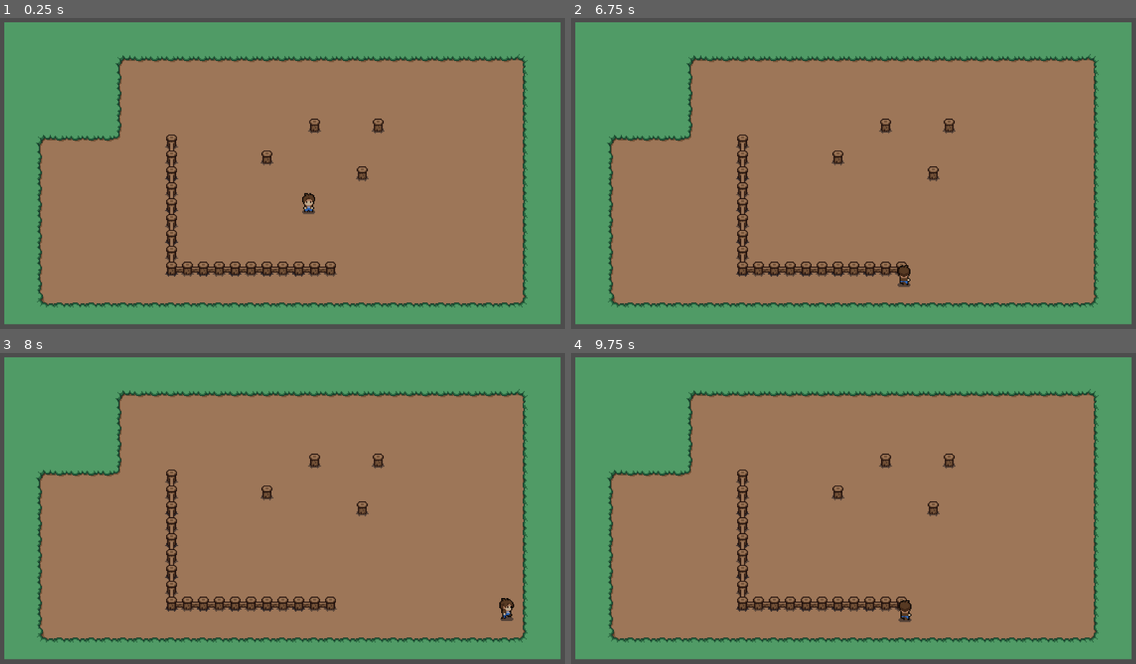
Above: before the commit, frames 1-4 (two rows, left to right).
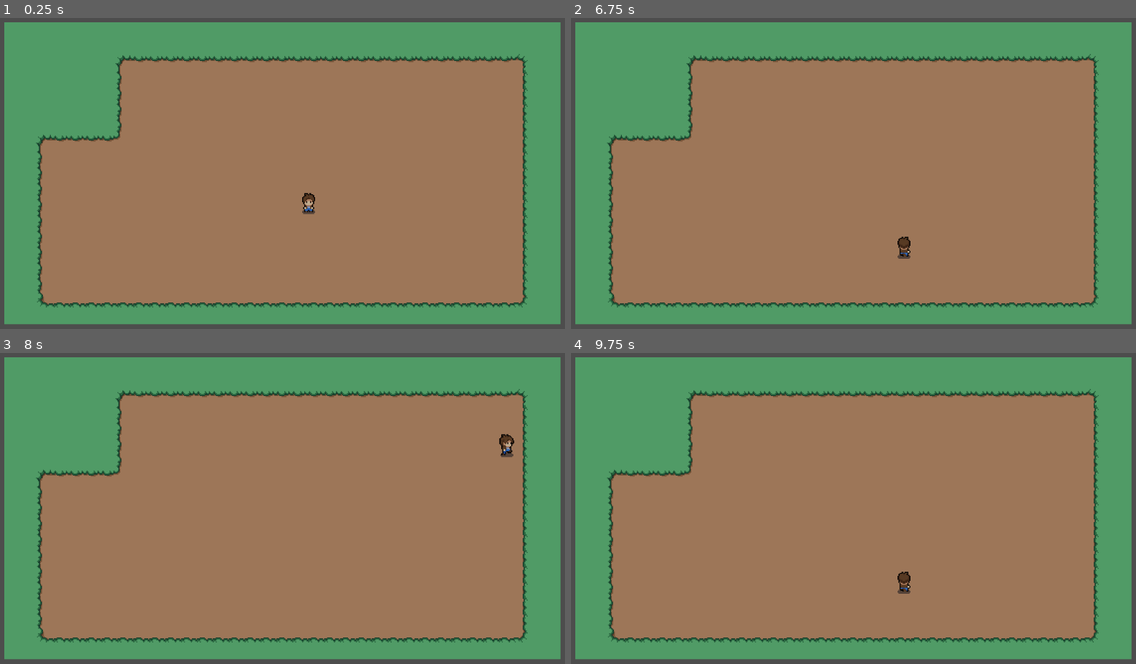
Above: after the commit, the same moments.

Repository: slight6/hunterx
Game: Godot game, scene res://scenes/world.tscn
The game is run twice, just before and just after one commit, with the same random seed, the same clock (stepped at 60 frames per second) and the same inputs.
Inputs:
- Up to frame 1 (0.25 s): no input
- Up to frame 2 (6.75 s): tap Enter at 0.5 s; hold Right (ui_right) 0.53-1.28 s; hold Down (ui_down) 1.28-2.03 s; hold Right (ui_right) 2.03-2.78 s; hold Up (ui_up) 2.78-3.53 s; hold Left (ui_left) 3.53-5.03 s; hold Down (ui_down) 5.03-5.78 s; hold Right (ui_right) 5.78-6.53 s; hold Up (ui_up) from 6.53 s (still down)
- Up to frame 3 (8 s): release Up (ui_up) at 7.28 s; hold Right (ui_right) from 7.28 s (still down)
- Up to frame 4 (9.75 s): release Right (ui_right) at 8.03 s; hold Down (ui_down) 8.03-8.78 s; hold Left (ui_left) 8.78-9.53 s; hold Up (ui_up) from 9.53 s (still down)

The runs differ from the first frame. In frame 1, 1.8% of the frame differs, in the area x 29-69%, y 32-84%; in frame 2, 2.1%; in frame 3, 2.1%, in the area x 29-92%, y 26-87%; in frame 4, 2.1%.

Commit message:
fixed a couple of things, added another sheet

Diff:
--- a/scenes/world.tscn
+++ b/scenes/world.tscn
@@ -1,10 +1,231 @@
-[gd_scene load_steps=11 format=3 uid="uid://d2n737v0mie21"]
+[gd_scene load_steps=15 format=3 uid="uid://d2n737v0mie21"]
 
 [ext_resource type="PackedScene" uid="uid://bkpipremmoy8k" path="res://scenes/player.tscn" id="1_cr6a2"]
 [ext_resource type="Texture2D" uid="uid://dd16h3bie0smg" path="res://art/tilesets/grass.png" id="2_jn8fd"]
+[ext_resource type="Texture2D" uid="uid://ceyqnatkvykrc" path="res://art/tilesets/add-on/objects.png" id="2_loj2o"]
 [ext_resource type="Texture2D" uid="uid://maae2jo67kd8" path="res://art/tilesets/plains.png" id="3_8bkr4"]
 [ext_resource type="Texture2D" uid="uid://bnfonp8sip7rw" path="res://art/objects/objects.png" id="4_ys6ye"]
 [ext_resource type="Texture2D" uid="uid://c6w77gkmxgw3q" path="res://art/tilesets/fences.png" id="5_35jo0"]
+[ext_resource type="Texture2D" uid="uid://bn1cvqum04pwp" path="res://art/tilesets/add-on/tileset.png" id="6_452l4"]
+
+[sub_resource type="TileSetAtlasSource" id="TileSetAtlasSource_hgqvf"]
+texture = ExtResource("2_loj2o")
+0:0/0 = 0
+0:0/0/physics_layer_0/linear_velocity = Vector2(0, 0)
+0:0/0/physics_layer_0/angular_velocity = 0.0
+1:0/0 = 0
+1:0/0/physics_layer_0/linear_velocity = Vector2(0, 0)
+1:0/0/physics_layer_0/angular_velocity = 0.0
+2:0/0 = 0
+2:0/0/physics_layer_0/linear_velocity = Vector2(0, 0)
+2:0/0/physics_layer_0/angular_velocity = 0.0
+3:0/0 = 0
+3:0/0/physics_layer_0/linear_velocity = Vector2(0, 0)
+3:0/0/physics_layer_0/angular_velocity = 0.0
+4:0/0 = 0
+4:0/0/physics_layer_0/linear_velocity = Vector2(0, 0)
+4:0/0/physics_layer_0/angular_velocity = 0.0
+5:0/0 = 0
+5:0/0/physics_layer_0/linear_velocity = Vector2(0, 0)
+5:0/0/physics_layer_0/angular_velocity = 0.0
+6:0/0 = 0
+6:0/0/physics_layer_0/linear_velocity = Vector2(0, 0)
+6:0/0/physics_layer_0/angular_velocity = 0.0
+7:0/0 = 0
+7:0/0/physics_layer_0/linear_velocity = Vector2(0, 0)
+7:0/0/physics_layer_0/angular_velocity = 0.0
+8:0/0 = 0
+8:0/0/physics_layer_0/linear_velocity = Vector2(0, 0)
+8:0/0/physics_layer_0/angular_velocity = 0.0
+0:1/0 = 0
+0:1/0/physics_layer_0/linear_velocity = Vector2(0, 0)
+0:1/0/physics_layer_0/angular_velocity = 0.0
+1:1/0 = 0
+1:1/0/physics_layer_0/linear_velocity = Vector2(0, 0)
+1:1/0/physics_layer_0/angular_velocity = 0.0
+2:1/0 = 0
+2:1/0/physics_layer_0/linear_velocity = Vector2(0, 0)
+2:1/0/physics_layer_0/angular_velocity = 0.0
+3:1/0 = 0
+3:1/0/physics_layer_0/linear_velocity = Vector2(0, 0)
+3:1/0/physics_layer_0/angular_velocity = 0.0
+4:1/0 = 0
+4:1/0/physics_layer_0/linear_velocity = Vector2(0, 0)
+4:1/0/physics_layer_0/angular_velocity = 0.0
+5:1/0 = 0
+5:1/0/physics_layer_0/linear_velocity = Vector2(0, 0)
+5:1/0/physics_layer_0/angular_velocity = 0.0
+6:1/0 = 0
+6:1/0/physics_layer_0/linear_velocity = Vector2(0, 0)
+6:1/0/physics_layer_0/angular_velocity = 0.0
+7:1/0 = 0
+7:1/0/physics_layer_0/linear_velocity = Vector2(0, 0)
+7:1/0/physics_layer_0/angular_velocity = 0.0
+8:1/0 = 0
+8:1/0/physics_layer_0/linear_velocity = Vector2(0, 0)
+8:1/0/physics_layer_0/angular_velocity = 0.0
+0:2/0 = 0
+0:2/0/physics_layer_0/linear_velocity = Vector2(0, 0)
+0:2/0/physics_layer_0/angular_velocity = 0.0
+1:2/0 = 0
+1:2/0/physics_layer_0/linear_velocity = Vector2(0, 0)
+1:2/0/physics_layer_0/angular_velocity = 0.0
+2:2/0 = 0
+2:2/0/physics_layer_0/linear_velocity = Vector2(0, 0)
+2:2/0/physics_layer_0/angular_velocity = 0.0
+3:2/0 = 0
+3:2/0/physics_layer_0/linear_velocity = Vector2(0, 0)
+3:2/0/physics_layer_0/angular_velocity = 0.0
+4:2/0 = 0
+4:2/0/physics_layer_0/linear_velocity = Vector2(0, 0)
+4:2/0/physics_layer_0/angular_velocity = 0.0
+5:2/0 = 0
+5:2/0/physics_layer_0/linear_velocity = Vector2(0, 0)
+5:2/0/physics_layer_0/angular_velocity = 0.0
+6:2/0 = 0
+6:2/0/physics_layer_0/linear_velocity = Vector2(0, 0)
+6:2/0/physics_layer_0/angular_velocity = 0.0
+7:2/0 = 0
+7:2/0/physics_layer_0/linear_velocity = Vector2(0, 0)
+7:2/0/physics_layer_0/angular_velocity = 0.0
+8:2/0 = 0
+8:2/0/physics_layer_0/linear_velocity = Vector2(0, 0)
+8:2/0/physics_layer_0/angular_velocity = 0.0
+0:3/0 = 0
+0:3/0/physics_layer_0/linear_velocity = Vector2(0, 0)
+0:3/0/physics_layer_0/angular_velocity = 0.0
+1:3/0 = 0
+1:3/0/physics_layer_0/linear_velocity = Vector2(0, 0)
+1:3/0/physics_layer_0/angular_velocity = 0.0
+2:3/0 = 0
+2:3/0/physics_layer_0/linear_velocity = Vector2(0, 0)
+2:3/0/physics_layer_0/angular_velocity = 0.0
+3:3/0 = 0
+3:3/0/physics_layer_0/linear_velocity = Vector2(0, 0)
+3:3/0/physics_layer_0/angular_velocity = 0.0
+4:3/0 = 0
+4:3/0/physics_layer_0/linear_velocity = Vector2(0, 0)
+4:3/0/physics_layer_0/angular_velocity = 0.0
+5:3/0 = 0
+5:3/0/physics_layer_0/linear_velocity = Vector2(0, 0)
+5:3/0/physics_layer_0/angular_velocity = 0.0
+6:3/0 = 0
+6:3/0/physics_layer_0/linear_velocity = Vector2(0, 0)
+6:3/0/physics_layer_0/angular_velocity = 0.0
+7:3/0 = 0
+7:3/0/physics_layer_0/linear_velocity = Vector2(0, 0)
+7:3/0/physics_layer_0/angular_velocity = 0.0
+8:3/0 = 0
+8:3/0/physics_layer_0/linear_velocity = Vector2(0, 0)
+8:3/0/physics_layer_0/angular_velocity = 0.0
+0:4/0 = 0
+0:4/0/physics_layer_0/linear_velocity = Vector2(0, 0)
+0:4/0/physics_layer_0/angular_velocity = 0.0
+1:4/0 = 0
+1:4/0/physics_layer_0/linear_velocity = Vector2(0, 0)
+1:4/0/physics_layer_0/angular_velocity = 0.0
+2:4/0 = 0
+2:4/0/physics_layer_0/linear_velocity = Vector2(0, 0)
+2:4/0/physics_layer_0/angular_velocity = 0.0
+3:4/0 = 0
+3:4/0/physics_layer_0/linear_velocity = Vector2(0, 0)
+3:4/0/physics_layer_0/angular_velocity = 0.0
+4:4/0 = 0
+4:4/0/physics_layer_0/linear_velocity = Vector2(0, 0)
+4:4/0/physics_layer_0/angular_velocity = 0.0
+5:4/0 = 0
+5:4/0/physics_layer_0/linear_velocity = Vector2(0, 0)
+5:4/0/physics_layer_0/angular_velocity = 0.0
+6:4/0 = 0
+6:4/0/physics_layer_0/linear_velocity = Vector2(0, 0)
+6:4/0/physics_layer_0/angular_velocity = 0.0
+7:4/0 = 0
+7:4/0/physics_layer_0/linear_velocity = Vector2(0, 0)
+7:4/0/physics_layer_0/angular_velocity = 0.0
+8:4/0 = 0
+8:4/0/physics_layer_0/linear_velocity = Vector2(0, 0)
+8:4/0/physics_layer_0/angular_velocity = 0.0
+0:5/0 = 0
+0:5/0/physics_layer_0/linear_velocity = Vector2(0, 0)
+0:5/0/physics_layer_0/angular_velocity = 0.0
+1:5/0 = 0
+1:5/0/physics_layer_0/linear_velocity = Vector2(0, 0)
+1:5/0/physics_layer_0/angular_velocity = 0.0
+2:5/0 = 0
+2:5/0/physics_layer_0/linear_velocity = Vector2(0, 0)
+2:5/0/physics_layer_0/angular_velocity = 0.0
+3:5/0 = 0
+3:5/0/physics_layer_0/linear_velocity = Vector2(0, 0)
+3:5/0/physics_layer_0/angular_velocity = 0.0
+4:5/0 = 0
+4:5/0/physics_layer_0/linear_velocity = Vector2(0, 0)
+4:5/0/physics_layer_0/angular_velocity = 0.0
+5:5/0 = 0
+5:5/0/physics_layer_0/linear_velocity = Vector2(0, 0)
+5:5/0/physics_layer_0/angular_velocity = 0.0
+6:5/0 = 0
+6:5/0/physics_layer_0/linear_velocity = Vector2(0, 0)
+6:5/0/physics_layer_0/angular_velocity = 0.0
+7:5/0 = 0
+7:5/0/physics_layer_0/linear_velocity = Vector2(0, 0)
+7:5/0/physics_layer_0/angular_velocity = 0.0
+8:5/0 = 0
+8:5/0/physics_layer_0/linear_velocity = Vector2(0, 0)
+8:5/0/physics_layer_0/angular_velocity = 0.0
+0:6/0 = 0
+0:6/0/physics_layer_0/linear_velocity = Vector2(0, 0)
+0:6/0/physics_layer_0/angular_velocity = 0.0
+1:6/0 = 0
+1:6/0/physics_layer_0/linear_velocity = Vector2(0, 0)
+1:6/0/physics_layer_0/angular_velocity = 0.0
+2:6/0 = 0
+2:6/0/physics_layer_0/linear_velocity = Vector2(0, 0)
+2:6/0/physics_layer_0/angular_velocity = 0.0
+3:6/0 = 0
+3:6/0/physics_layer_0/linear_velocity = Vector2(0, 0)
+3:6/0/physics_layer_0/angular_velocity = 0.0
+4:6/0 = 0
+4:6/0/physics_layer_0/linear_velocity = Vector2(0, 0)
+4:6/0/physics_layer_0/angular_velocity = 0.0
+5:6/0 = 0
+5:6/0/physics_layer_0/linear_velocity = Vector2(0, 0)
+5:6/0/physics_layer_0/angular_velocity = 0.0
+6:6/0 = 0
+6:6/0/physics_layer_0/linear_velocity = Vector2(0, 0)
+6:6/0/physics_layer_0/angular_velocity = 0.0
+7:6/0 = 0
+7:6/0/physics_layer_0/linear_velocity = Vector2(0, 0)
+7:6/0/physics_layer_0/angular_velocity = 0.0
+8:6/0 = 0
+8:6/0/physics_layer_0/linear_velocity = Vector2(0, 0)
+8:6/0/physics_layer_0/angular_velocity = 0.0
+0:7/0 = 0
+0:7/0/physics_layer_0/linear_velocity = Vector2(0, 0)
+0:7/0/physics_layer_0/angular_velocity = 0.0
+1:7/0 = 0
+1:7/0/physics_layer_0/linear_velocity = Vector2(0, 0)
+1:7/0/physics_layer_0/angular_velocity = 0.0
+2:7/0 = 0
+2:7/0/physics_layer_0/linear_velocity = Vector2(0, 0)
+2:7/0/physics_layer_0/angular_velocity = 0.0
+3:7/0 = 0
+3:7/0/physics_layer_0/linear_velocity = Vector2(0, 0)
+3:7/0/physics_layer_0/angular_velocity = 0.0
+4:7/0 = 0
+4:7/0/physics_layer_0/linear_velocity = Vector2(0, 0)
+4:7/0/physics_layer_0/angular_velocity = 0.0
+5:7/0 = 0
+5:7/0/physics_layer_0/linear_velocity = Vector2(0, 0)
+5:7/0/physics_layer_0/angular_velocity = 0.0
+6:7/0 = 0
+6:7/0/physics_layer_0/linear_velocity = Vector2(0, 0)
+6:7/0/physics_layer_0/angular_velocity = 0.0
+7:7/0 = 0
+7:7/0/physics_layer_0/linear_velocity = Vector2(0, 0)
+7:7/0/physics_layer_0/angular_velocity = 0.0
+8:7/0 = 0
+8:7/0/physics_layer_0/linear_velocity = Vector2(0, 0)
+8:7/0/physics_layer_0/angular_velocity = 0.0
 
 [sub_resource type="TileSetAtlasSource" id="TileSetAtlasSource_30tsr"]
 texture = ExtResource("2_jn8fd")
@@ -148,6 +369,318 @@
 10:3/0/physics_layer_0/linear_velocity = Vector2(0, 0)
 10:3/0/physics_layer_0/angular_velocity = 0.0
 
+[sub_resource type="TileSetAtlasSource" id="TileSetAtlasSource_gx2qx"]
+texture = ExtResource("6_452l4")
+0:0/0 = 0
+0:0/0/physics_layer_0/linear_velocity = Vector2(0, 0)
+0:0/0/physics_layer_0/angular_velocity = 0.0
+2:0/0 = 0
+2:0/0/physics_layer_0/linear_velocity = Vector2(0, 0)
+2:0/0/physics_layer_0/angular_velocity = 0.0
+3:0/0 = 0
+3:0/0/physics_layer_0/linear_velocity = Vector2(0, 0)
+3:0/0/physics_layer_0/angular_velocity = 0.0
+4:0/0 = 0
+4:0/0/physics_layer_0/linear_velocity = Vector2(0, 0)
+4:0/0/physics_layer_0/angular_velocity = 0.0
+5:0/0 = 0
+5:0/0/physics_layer_0/linear_velocity = Vector2(0, 0)
+5:0/0/physics_layer_0/angular_velocity = 0.0
+6:0/0 = 0
+6:0/0/physics_layer_0/linear_velocity = Vector2(0, 0)
+6:0/0/physics_layer_0/angular_velocity = 0.0
+7:0/0 = 0
+7:0/0/physics_layer_0/linear_velocity = Vector2(0, 0)
+7:0/0/physics_layer_0/angular_velocity = 0.0
+9:0/0 = 0
+9:0/0/physics_layer_0/linear_velocity = Vector2(0, 0)
+9:0/0/physics_layer_0/angular_velocity = 0.0
+10:0/0 = 0
+10:0/0/physics_layer_0/linear_velocity = Vector2(0, 0)
+10:0/0/physics_layer_0/angular_velocity = 0.0
+11:0/0 = 0
+11:0/0/physics_layer_0/linear_velocity = Vector2(0, 0)
+11:0/0/physics_layer_0/angular_velocity = 0.0
+12:0/0 = 0
+12:0/0/physics_layer_0/linear_velocity = Vector2(0, 0)
+12:0/0/physics_layer_0/angular_velocity = 0.0
+13:0/0 = 0
+13:0/0/physics_layer_0/linear_velocity = Vector2(0, 0)
+13:0/0/physics_layer_0/angular_velocity = 0.0
+14:0/0 = 0
+14:0/0/physics_layer_0/linear_velocity = Vector2(0, 0)
+14:0/0/physics_layer_0/angular_velocity = 0.0
+15:0/0 = 0
+15:0/0/physics_layer_0/linear_velocity = Vector2(0, 0)
+15:0/0/physics_layer_0/angular_velocity = 0.0
+16:0/0 = 0
+16:0/0/physics_layer_0/linear_velocity = Vector2(0, 0)
+16:0/0/physics_layer_0/angular_velocity = 0.0
+17:0/0 = 0
+17:0/0/physics_layer_0/linear_velocity = Vector2(0, 0)
+17:0/0/physics_layer_0/angular_velocity = 0.0
+18:0/0 = 0
+18:0/0/physics_layer_0/linear_velocity = Vector2(0, 0)
+18:0/0/physics_layer_0/angular_velocity = 0.0
+0:1/0 = 0
+0:1/0/physics_layer_0/linear_velocity = Vector2(0, 0)
+0:1/0/physics_layer_0/angular_velocity = 0.0
+1:1/0 = 0
+1:1/0/physics_layer_0/linear_velocity = Vector2(0, 0)
+1:1/0/physics_layer_0/angular_velocity = 0.0
+2:1/0 = 0
+2:1/0/physics_layer_0/linear_velocity = Vector2(0, 0)
+2:1/0/physics_layer_0/angular_velocity = 0.0
+3:1/0 = 0
+3:1/0/physics_layer_0/linear_velocity = Vector2(0, 0)
+3:1/0/physics_layer_0/angular_velocity = 0.0
+4:1/0 = 0
+4:1/0/physics_layer_0/linear_velocity = Vector2(0, 0)
+4:1/0/physics_layer_0/angular_velocity = 0.0
+5:1/0 = 0
+5:1/0/physics_layer_0/linear_velocity = Vector2(0, 0)
+5:1/0/physics_layer_0/angular_velocity = 0.0
+6:1/0 = 0
+6:1/0/physics_layer_0/linear_velocity = Vector2(0, 0)
+6:1/0/physics_layer_0/angular_velocity = 0.0
+7:1/0 = 0
+7:1/0/physics_layer_0/linear_velocity = Vector2(0, 0)
+7:1/0/physics_layer_0/angular_velocity = 0.0
+8:1/0 = 0
+8:1/0/physics_layer_0/linear_velocity = Vector2(0, 0)
+8:1/0/physics_layer_0/angular_velocity = 0.0
+9:1/0 = 0
+9:1/0/physics_layer_0/linear_velocity = Vector2(0, 0)
+9:1/0/physics_layer_0/angular_velocity = 0.0
+10:1/0 = 0
+10:1/0/physics_layer_0/linear_velocity = Vector2(0, 0)
+10:1/0/physics_layer_0/angular_velocity = 0.0
+11:1/0 = 0
+11:1/0/physics_layer_0/linear_velocity = Vector2(0, 0)
+11:1/0/physics_layer_0/angular_velocity = 0.0
+12:1/0 = 0
+12:1/0/physics_layer_0/linear_velocity = Vector2(0, 0)
+12:1/0/physics_layer_0/angular_velocity = 0.0
+13:1/0 = 0
+13:1/0/physics_layer_0/linear_velocity = Vector2(0, 0)
+13:1/0/physics_layer_0/angular_velocity = 0.0
+14:1/0 = 0
+14:1/0/physics_layer_0/linear_velocity = Vector2(0, 0)
+14:1/0/physics_layer_0/angular_velocity = 0.0
+15:1/0 = 0
+15:1/0/physics_layer_0/linear_velocity = Vector2(0, 0)
+15:1/0/physics_layer_0/angular_velocity = 0.0
+16:1/0 = 0
+16:1/0/physics_layer_0/linear_velocity = Vector2(0, 0)
+16:1/0/physics_layer_0/angular_velocity = 0.0
+17:1/0 = 0
+17:1/0/physics_layer_0/linear_velocity = Vector2(0, 0)
+17:1/0/physics_layer_0/angular_velocity = 0.0
+18:1/0 = 0
+18:1/0/physics_layer_0/linear_velocity = Vector2(0, 0)
+18:1/0/physics_layer_0/angular_velocity = 0.0
+0:2/0 = 0
+0:2/0/physics_layer_0/linear_velocity = Vector2(0, 0)
+0:2/0/physics_layer_0/angular_velocity = 0.0
+1:2/0 = 0
+1:2/0/physics_layer_0/linear_velocity = Vector2(0, 0)
+1:2/0/physics_layer_0/angular_velocity = 0.0
+2:2/0 = 0
+2:2/0/physics_layer_0/linear_velocity = Vector2(0, 0)
+2:2/0/physics_layer_0/angular_velocity = 0.0
+3:2/0 = 0
+3:2/0/physics_layer_0/linear_velocity = Vector2(0, 0)
+3:2/0/physics_layer_0/angular_velocity = 0.0
+4:2/0 = 0
+4:2/0/physics_layer_0/linear_velocity = Vector2(0, 0)
+4:2/0/physics_layer_0/angular_velocity = 0.0
+5:2/0 = 0
+5:2/0/physics_layer_0/linear_velocity = Vector2(0, 0)
+5:2/0/physics_layer_0/angular_velocity = 0.0
+6:2/0 = 0
+6:2/0/physics_layer_0/linear_velocity = Vector2(0, 0)
+6:2/0/physics_layer_0/angular_velocity = 0.0
+7:2/0 = 0
+7:2/0/physics_layer_0/linear_velocity = Vector2(0, 0)
+7:2/0/physics_layer_0/angular_velocity = 0.0
+8:2/0 = 0
+8:2/0/physics_layer_0/linear_velocity = Vector2(0, 0)
+8:2/0/physics_layer_0/angular_velocity = 0.0
+9:2/0 = 0
+9:2/0/physics_layer_0/linear_velocity = Vector2(0, 0)
+9:2/0/physics_layer_0/angular_velocity = 0.0
+10:2/0 = 0
+10:2/0/physics_layer_0/linear_velocity = Vector2(0, 0)
+10:2/0/physics_layer_0/angular_velocity = 0.0
+11:2/0 = 0
+11:2/0/physics_layer_0/linear_velocity = Vector2(0, 0)
+11:2/0/physics_layer_0/angular_velocity = 0.0
+12:2/0 = 0
+12:2/0/physics_layer_0/linear_velocity = Vector2(0, 0)
+12:2/0/physics_layer_0/angular_velocity = 0.0
+13:2/0 = 0
+13:2/0/physics_layer_0/linear_velocity = Vector2(0, 0)
+13:2/0/physics_layer_0/angular_velocity = 0.0
+14:2/0 = 0
+14:2/0/physics_layer_0/linear_velocity = Vector2(0, 0)
+14:2/0/physics_layer_0/angular_velocity = 0.0
+17:2/0 = 0
+17:2/0/physics_layer_0/linear_velocity = Vector2(0, 0)
+17:2/0/physics_layer_0/angular_velocity = 0.0
+18:2/0 = 0
+18:2/0/physics_layer_0/linear_velocity = Vector2(0, 0)
+18:2/0/physics_layer_0/angular_velocity = 0.0
+19:2/0 = 0
+19:2/0/physics_layer_0/linear_velocity = Vector2(0, 0)
+19:2/0/physics_layer_0/angular_velocity = 0.0
+20:2/0 = 0
+20:2/0/physics_layer_0/linear_velocity = Vector2(0, 0)
+20:2/0/physics_layer_0/angular_velocity = 0.0
+2:3/0 = 0
+2:3/0/physics_layer_0/linear_velocity = Vector2(0, 0)
+2:3/0/physics_layer_0/angular_velocity = 0.0
+3:3/0 = 0
+3:3/0/physics_layer_0/linear_velocity = Vector2(0, 0)
+3:3/0/physics_layer_0/angular_velocity = 0.0
+4:3/0 = 0
+4:3/0/physics_layer_0/linear_velocity = Vector2(0, 0)
+4:3/0/physics_layer_0/angular_velocity = 0.0
+5:3/0 = 0
+5:3/0/physics_layer_0/linear_velocity = Vector2(0, 0)
+5:3/0/physics_layer_0/angular_velocity = 0.0
+6:3/0 = 0
+6:3/0/physics_layer_0/linear_velocity = Vector2(0, 0)
+6:3/0/physics_layer_0/angular_velocity = 0.0
+9:3/0 = 0
+9:3/0/physics_layer_0/linear_velocity = Vector2(0, 0)
+9:3/0/physics_layer_0/angular_velocity = 0.0
+10:3/0 = 0
+10:3/0/physics_layer_0/linear_velocity = Vector2(0, 0)
+10:3/0/physics_layer_0/angular_velocity = 0.0
+11:3/0 = 0
+11:3/0/physics_layer_0/linear_velocity = Vector2(0, 0)
+11:3/0/physics_layer_0/angular_velocity = 0.0
+12:3/0 = 0
+12:3/0/physics_layer_0/linear_velocity = Vector2(0, 0)
+12:3/0/physics_layer_0/angular_velocity = 0.0
+13:3/0 = 0
+13:3/0/physics_layer_0/linear_velocity = Vector2(0, 0)
+13:3/0/physics_layer_0/angular_velocity = 0.0
+14:3/0 = 0
+14:3/0/physics_layer_0/linear_velocity = Vector2(0, 0)
+14:3/0/physics_layer_0/angular_velocity = 0.0
+17:3/0 = 0
+17:3/0/physics_layer_0/linear_velocity = Vector2(0, 0)
+17:3/0/physics_layer_0/angular_velocity = 0.0
+18:3/0 = 0
+18:3/0/physics_layer_0/linear_velocity = Vector2(0, 0)
+18:3/0/physics_layer_0/angular_velocity = 0.0
+19:3/0 = 0
+19:3/0/physics_layer_0/linear_velocity = Vector2(0, 0)
+19:3/0/physics_layer_0/angular_velocity = 0.0
+2:4/0 = 0
+2:4/0/physics_layer_0/linear_velocity = Vector2(0, 0)
+2:4/0/physics_layer_0/angular_velocity = 0.0
+3:4/0 = 0
+3:4/0/physics_layer_0/linear_velocity = Vector2(0, 0)
+3:4/0/physics_layer_0/angular_velocity = 0.0
+4:4/0 = 0
+4:4/0/physics_layer_0/linear_velocity = Vector2(0, 0)
+4:4/0/physics_layer_0/angular_velocity = 0.0
+5:4/0 = 0
+5:4/0/physics_layer_0/linear_velocity = Vector2(0, 0)
+5:4/0/physics_layer_0/angular_velocity = 0.0
+9:4/0 = 0
+9:4/0/physics_layer_0/linear_velocity = Vector2(0, 0)
+9:4/0/physics_layer_0/angular_velocity = 0.0
+10:4/0 = 0
+10:4/0/physics_layer_0/linear_velocity = Vector2(0, 0)
+10:4/0/physics_layer_0/angular_velocity = 0.0
+11:4/0 = 0
+11:4/0/physics_layer_0/linear_velocity = Vector2(0, 0)
+11:4/0/physics_layer_0/angular_velocity = 0.0
+12:4/0 = 0
+12:4/0/physics_layer_0/linear_velocity = Vector2(0, 0)
+12:4/0/physics_layer_0/angular_velocity = 0.0
+17:4/0 = 0
+17:4/0/physics_layer_0/linear_velocity = Vector2(0, 0)
+17:4/0/physics_layer_0/angular_velocity = 0.0
+18:4/0 = 0
+18:4/0/physics_layer_0/linear_velocity = Vector2(0, 0)
+18:4/0/physics_layer_0/angular_velocity = 0.0
+19:4/0 = 0
+19:4/0/physics_layer_0/linear_velocity = Vector2(0, 0)
+19:4/0/physics_layer_0/angular_velocity = 0.0
+0:5/0 = 0
+0:5/0/physics_layer_0/linear_velocity = Vector2(0, 0)
+0:5/0/physics_layer_0/angular_velocity = 0.0
+1:5/0 = 0
+1:5/0/physics_layer_0/linear_velocity = Vector2(0, 0)
+1:5/0/physics_layer_0/angular_velocity = 0.0
+2:5/0 = 0
+2:5/0/physics_layer_0/linear_velocity = Vector2(0, 0)
+2:5/0/physics_layer_0/angular_velocity = 0.0
+3:5/0 = 0
+3:5/0/physics_layer_0/linear_velocity = Vector2(0, 0)
+3:5/0/physics_layer_0/angular_velocity = 0.0
+4:5/0 = 0
+4:5/0/physics_layer_0/linear_velocity = Vector2(0, 0)
+4:5/0/physics_layer_0/angular_velocity = 0.0
+5:5/0 = 0
+5:5/0/physics_layer_0/linear_velocity = Vector2(0, 0)
+5:5/0/physics_layer_0/angular_velocity = 0.0
+6:5/0 = 0
+6:5/0/physics_layer_0/linear_velocity = Vector2(0, 0)
+6:5/0/physics_layer_0/angular_velocity = 0.0
+7:5/0 = 0
+7:5/0/physics_layer_0/linear_velocity = Vector2(0, 0)
+7:5/0/physics_layer_0/angular_velocity = 0.0
+8:5/0 = 0
+8:5/0/physics_layer_0/linear_velocity = Vector2(0, 0)
+8:5/0/physics_layer_0/angular_velocity = 0.0
+9:5/0 = 0
+9:5/0/physics_layer_0/linear_velocity = Vector2(0, 0)
+9:5/0/physics_layer_0/angular_velocity = 0.0
+10:5/0 = 0
+10:5/0/physics_layer_0/linear_velocity = Vector2(0, 0)
+10:5/0/physics_layer_0/angular_velocity = 0.0
+11:5/0 = 0
+11:5/0/physics_layer_0/linear_velocity = Vector2(0, 0)
+11:5/0/physics_layer_0/angular_velocity = 0.0
+12:5/0 = 0
+12:5/0/physics_layer_0/linear_velocity = Vector2(0, 0)
+12:5/0/physics_layer_0/angular_velocity = 0.0
+13:5/0 = 0
+13:5/0/physics_layer_0/linear_velocity = Vector2(0, 0)
+13:5/0/physics_layer_0/angular_velocity = 0.0
+14:5/0 = 0
+14:5/0/physics_layer_0/linear_velocity = Vector2(0, 0)
+14:5/0/physics_layer_0/angular_velocity = 0.0
+15:5/0 = 0
+15:5/0/physics_layer_0/linear_velocity = Vector2(0, 0)
+15:5/0/physics_layer_0/angular_velocity = 0.0
+16:5/0 = 0
+16:5/0/physics_layer_0/linear_velocity = Vector2(0, 0)
+16:5/0/physics_layer_0/angular_velocity = 0.0
+17:5/0 = 0
+17:5/0/physics_layer_0/linear_velocity = Vector2(0, 0)
+17:5/0/physics_layer_0/angular_velocity = 0.0
+18:5/0 = 0
+18:5/0/physics_layer_0/linear_velocity = Vector2(0, 0)
+18:5/0/physics_layer_0/angular_velocity = 0.0
+19:5/0 = 0
+19:5/0/physics_layer_0/linear_velocity = Vector2(0, 0)
+19:5/0/physics_layer_0/angular_velocity = 0.0
+20:5/0 = 0
+20:5/0/physics_layer_0/linear_velocity = Vector2(0, 0)
+20:5/0/physics_layer_0/angular_velocity = 0.0
+21:5/0 = 0
+21:5/0/physics_layer_0/linear_velocity = Vector2(0, 0)
+21:5/0/physics_layer_0/angular_velocity = 0.0
+22:5/0 = 0
+22:5/0/physics_layer_0/linear_velocity = Vector2(0, 0)
+22:5/0/physics_layer_0/angular_velocity = 0.0
+
 [sub_resource type="TileSetAtlasSource" id="TileSetAtlasSource_a0ayq"]
 texture = ExtResource("5_35jo0")
 0:0/size_in_atlas = Vector2i(1, 3)
@@ -204,6 +737,8 @@
 sources/2 = SubResource("TileSetAtlasSource_8reey")
 sources/3 = SubResource("TileSetAtlasSource_qvvv0")
 sources/5 = SubResource("TileSetAtlasSource_a0ayq")
+sources/0 = SubResource("TileSetAtlasSource_hgqvf")
+sources/4 = SubResource("TileSetAtlasSource_gx2qx")
 
 [node name="world" type="Node2D"]
 y_sort_enabled = true
@@ -229,4 +764,4 @@
 layer_1/y_sort_enabled = true
 layer_1/y_sort_origin = 0
 layer_1/z_index = 1
-layer_1/tile_data = PackedInt32Array(-2752564, 5, 0, -2621492, 5, 0, -2490420, 5, 0, -2359348, 5, 0, -2293811, 65541, 3, -2293809, 65541, 3, -2293807, 65541, 3, -2293805, 65541, 3, -2293803, 65541, 3, -2883623, 5, 3, -2883627, 5, 3, -2752558, 5, 3, -2687016, 5, 3)
+layer_1/tile_data = PackedInt32Array()
Binary file added: art/tilesets/add-on/objects.png
Not shown, added: art/tilesets/add-on/objects.png.import
Binary file added: art/tilesets/add-on/tileset.png
Not shown, added: art/tilesets/add-on/tileset.png.import
